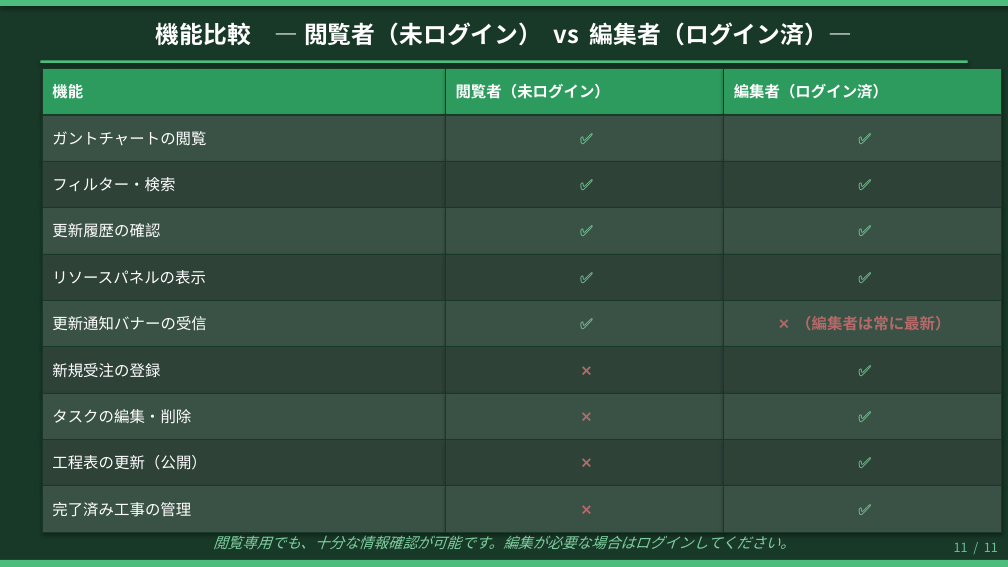
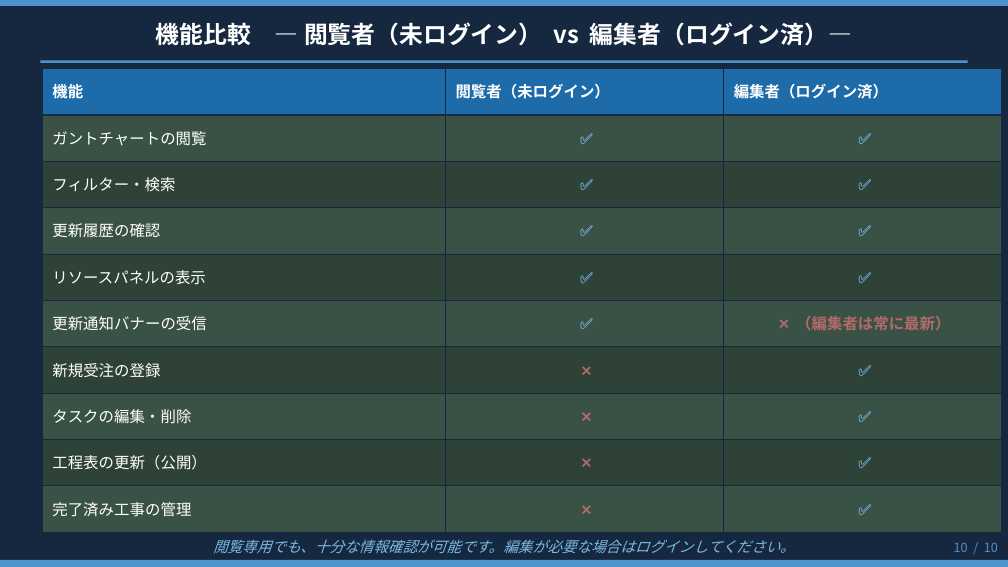
Before and after one commit to kemcokurosaki-oss/gantt-chart, a slide deck: slide 10 of 全体工程表_使い方ガイド（閲覧者向け）_new.pptx. Drawn at 1008x567 pixels with LibreOffice and Linux fonts; fonts in the diff are those of the drawing. Boxes give left, top, right and bottom in pixels: in the first picture for what was removed or moved away, otherwise in the second. Text is boxed around its words. In the diff, an @@ line names an element or a change of style, - is before the commit and + after.

Commit message:
新しいPPTXファイルを追加し、プロジェクトの資料を更新しました。これにより、関連情報の提供が強化されました。

```diff
--- a/全体工程表_使い方ガイド（閲覧者向け）_new.pptx
+++ b/全体工程表_使い方ガイド（閲覧者向け）_new.pptx
@@ background #193928 to #162840 @@
@@ fill #4DBD7D to #4D94CF; shadow off in 3 elements at box(0, 0, 1008, 6), box(0, 559, 1008, 566), box(40, 60, 968, 64) @@
@@ fill #2D9B5E to #1E6BAA; outline #193928 0.5 pt to #162840 0.5 pt; shadow off in 3 elements at box(42, 69, 446, 115), box(446, 69, 724, 115), box(724, 69, 1002, 115) @@
@@ outline #193928 0.5 pt to #162840 0.5 pt; shadow off in 27 elements at box(42, 115, 446, 161), box(446, 115, 724, 161), box(724, 115, 1002, 161), box(42, 161, 446, 208), box(446, 161, 724, 208), box(724, 161, 1002, 208), box(42, 208, 446, 254), box(446, 208, 724, 254), box(724, 208, 1002, 254), box(42, 254, 446, 300), box(446, 254, 724, 300), box(724, 254, 1002, 300), box(42, 300, 446, 347), box(446, 300, 724, 347), box(724, 300, 1002, 347), box(42, 347, 446, 393), box(446, 347, 724, 393), box(724, 347, 1002, 393), box(42, 393, 446, 439), box(446, 393, 724, 439), box(724, 393, 1002, 439), box(42, 439, 446, 486), box(446, 439, 724, 486), box(724, 439, 1002, 486), box(42, 486, 446, 532), box(446, 486, 724, 532), box(724, 486, 1002, 532) @@
@@ text colour #7ECFA0 to #7AB8E0 in 14 elements at box(213, 539, 795, 553), box(454, 115, 720, 161), box(732, 115, 998, 161), box(454, 161, 720, 208), box(732, 161, 998, 208), box(454, 208, 720, 254), box(732, 208, 998, 254), box(454, 254, 720, 300), box(732, 254, 998, 300), box(454, 300, 720, 347), box(732, 347, 998, 393), box(732, 393, 998, 439), box(732, 439, 998, 486), box(732, 486, 998, 532) @@
@@ text at box(954, 542, 998, 552): text changed; text colour #68C293 to #5090C8 @@
-11 / 11
+10 / 10
```
Also in this commit, not shown: 9 other slides changed.
